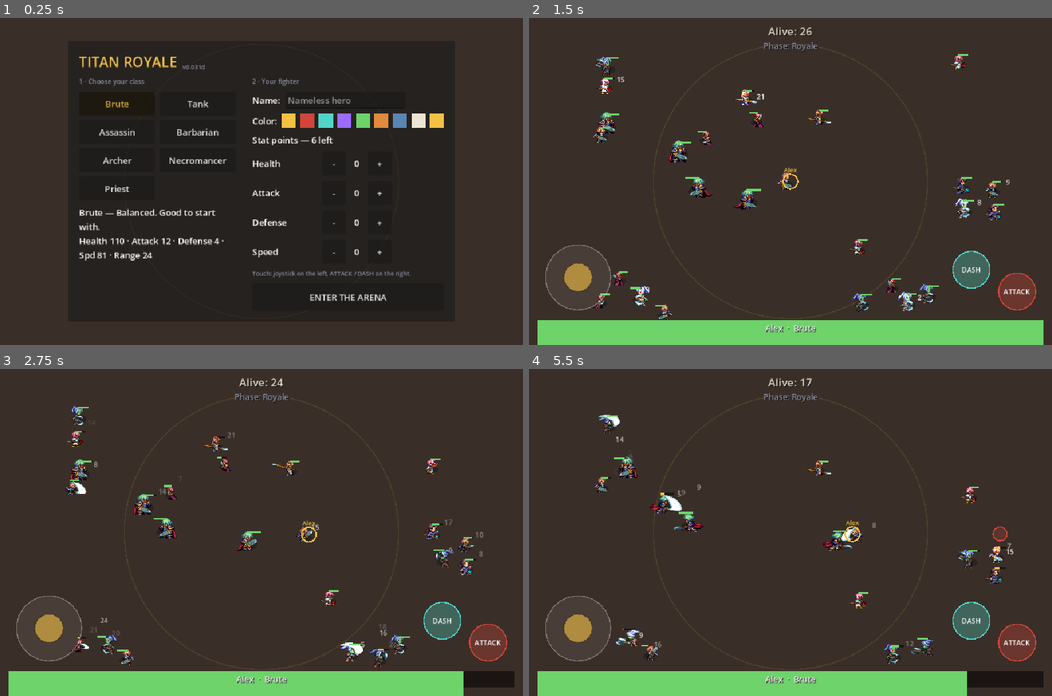
Above: before the commit, frames 1-4 (two rows, left to right).
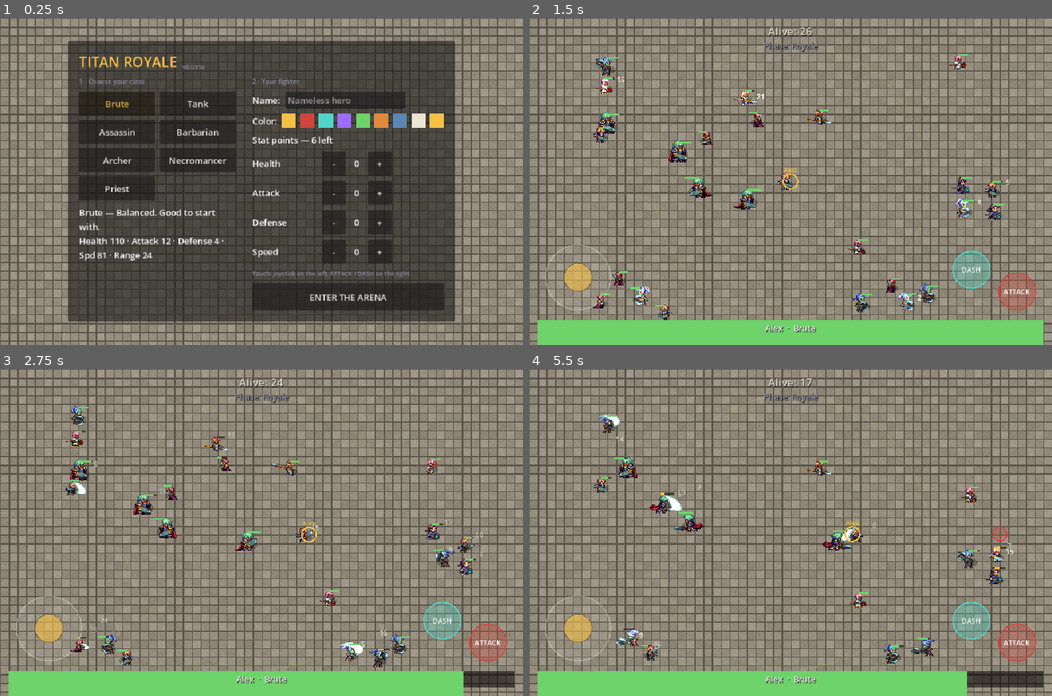
Above: after the commit, the same moments.

Repository: ruicasaisalves/titan-royale
Game: Godot game, scene res://scenes/Main.tscn
Same seed, same stepped clock (60 frames per second), same inputs: the game is played once before the commit and once after it.
Inputs (mouse positions are in pixels of both pictures, inside the frame that each line leads up to):
- Up to frame 1 (0.25 s): no input
- Up to frame 2 (1.5 s): click (874, 99) at 0.52 s; type "Alex" at 0.6 s; click "ENTER THE ARENA" at 1.25 s
- Up to frame 3 (2.75 s): move the mouse to (376, 516) at 2.02 s; hold D from 2.03 s (still down); hold Shift from 2.03 s (still down); click (376, 516) at 2.17 s; tap Space at 2.27 s
- Up to frame 4 (5.5 s): release D at 2.75 s; release Shift at 2.75 s; drag from (685, 548) to (764, 597) at 2.77 s; move the mouse to (842, 460) at 3.52 s; hold D 3.53-4.25 s; hold Shift 3.53-4.25 s; drag from (764, 597) to (633, 483) at 4.27 s; move the mouse to (947, 581) at 5.02 s; hold A from 5.03 s (still down); hold Shift from 5.03 s (still down); tap Space at 5.27 s

The runs differ from the first frame. In frame 1, 73% of the frame differs, in the area x 0-100%, y 0-100%; in frame 2, 89%; in frame 3, 90%; in frame 4, 91%.

Commit message:
Add stone/colosseum arena floor
Give the arena a tiled stone floor instead of the flat fill: a seamless
64x64 cobblestone tile (assets/arena/stone_floor.png) drawn tiled in
Arena._draw under the ring and fighters, with a purple darkening overlay
during the titan phase. Re-point the Android launcher icon at icon.png
(the editor had reset it) and bump to 0.031e.

Co-Authored-By: Claude Opus 4.8 <noreply@anthropic.com>
Claude-Session: https://claude.ai/code/session_01C8M7UENX3dzYfcT4jyVMtX

Diff:
--- a/project.godot
+++ b/project.godot
@@ -15,7 +15,7 @@
 [application]
 
 config/name="Titan Royale"
-config/version="0.031d"
+config/version="0.031e"
 run/main_scene="res://scenes/Main.tscn"
 config/features=PackedStringArray("4.7")
 config/icon="res://icon.png"
--- a/scripts/Arena.gd
+++ b/scripts/Arena.gd
@@ -38,8 +38,13 @@
 var running: bool = false
 var _player_prev_alive: bool = true
 
+var _floor_tex: Texture2D = null
+
 func _ready() -> void:
 	world_size = get_viewport_rect().size
+	_floor_tex = load("res://assets/arena/stone_floor.png")
+	texture_repeat = CanvasItem.TEXTURE_REPEAT_ENABLED
+	texture_filter = CanvasItem.TEXTURE_FILTER_NEAREST
 
 # ---------- arranque ----------
 func setup(cfg: Dictionary) -> void:
@@ -409,8 +414,14 @@
 # ---------- fundo da arena ----------
 func _draw() -> void:
 	var t: float = arena_tint
-	var floor_col: Color = Color(0.227, 0.184, 0.157).lerp(Color(0.078, 0.067, 0.133), t)
-	draw_rect(Rect2(Vector2.ZERO, world_size), floor_col)
+	# chão de pedra em mosaico (tileado); escurece/tinge na fase dos titãs
+	if _floor_tex != null:
+		draw_texture_rect(_floor_tex, Rect2(Vector2.ZERO, world_size), true)
+		if t > 0.0:
+			draw_rect(Rect2(Vector2.ZERO, world_size), Color(0.078, 0.067, 0.133, 0.55 * t))
+	else:
+		var floor_col: Color = Color(0.227, 0.184, 0.157).lerp(Color(0.078, 0.067, 0.133), t)
+		draw_rect(Rect2(Vector2.ZERO, world_size), floor_col)
 	var ring: Color = Color("f4c145")
 	ring.a = 0.12 + 0.18 * t
 	draw_arc(world_size / 2.0, min(world_size.x, world_size.y) * 0.42, 0, TAU, 64, ring, 2.0)
Binary file added: assets/arena/stone_floor.png
Not shown, added: assets/arena/stone_floor.png.import
Not shown, changed: export_presets.cfg
Not shown, changed: CLAUDE.md
